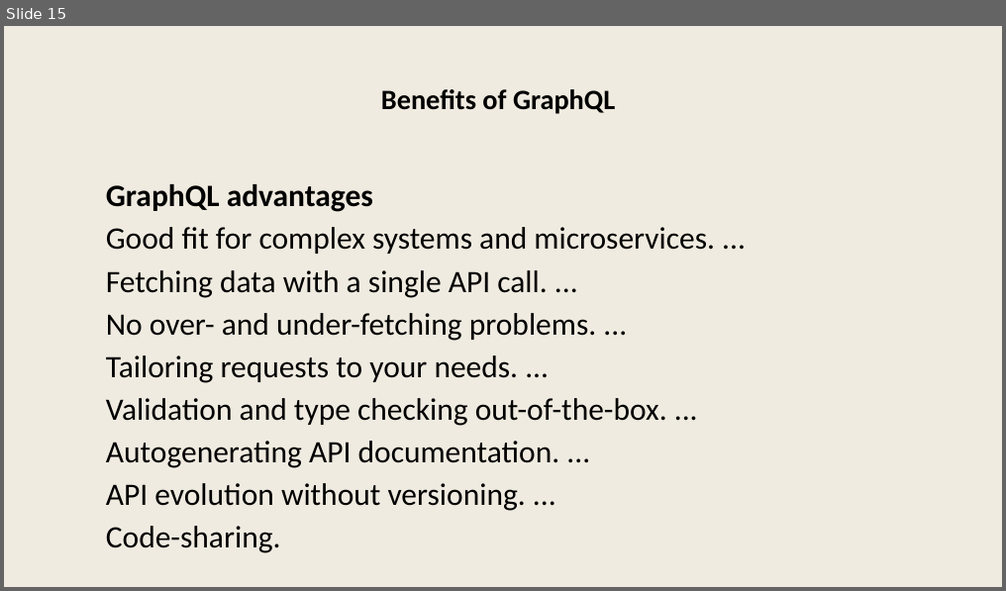
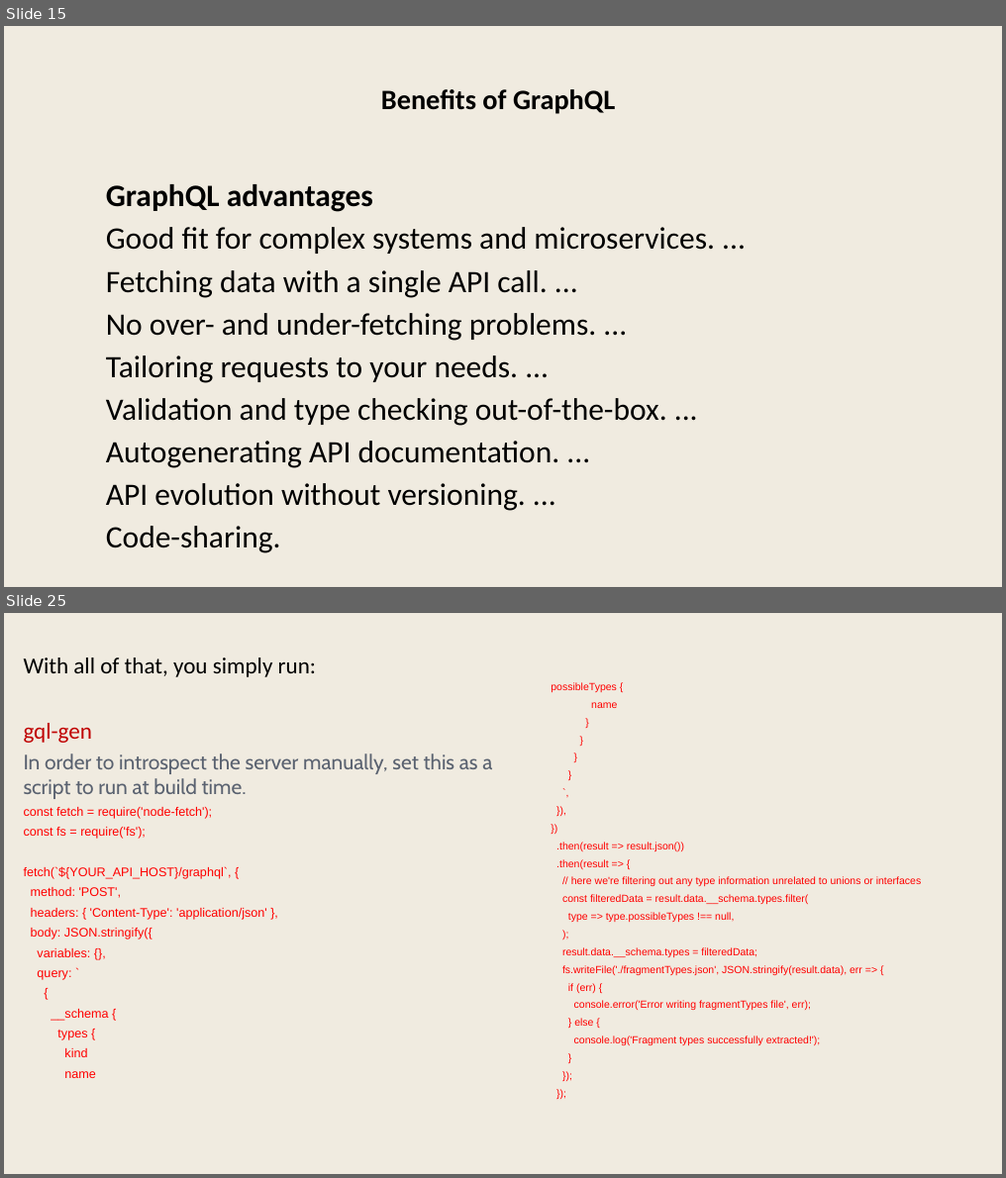
Before and after one commit to dameeta/graphql, a slide deck: graphql.pptx. Shown one above the other, each under a label of ours: slide 15 before the commit, slides 15 and 25 after it; the slides between them are not shown. The pictures are 1006x591 and 1006x1178 pixels, drawn with LibreOffice and Linux fonts; fonts in the diff are those of the drawing. Boxes give left, top, right and bottom in pixels: in the first picture for what was removed or moved away, otherwise in the second. Text is boxed around its words. In the diff, an @@ line names an element or a change of style, - is before the commit and + after.

```diff
--- a/graphql.pptx
+++ b/graphql.pptx
@@ slide 25 added at [4,613,1002,1174], background #F0EBE0 @@
@@ text added at [24,658,492,1078], 24 pt, text #FF0000 @@
+With all of that, you simply run:
+gql-gen
+In order to introspect the server manually, set this as a script to run at build time.
+const fetch = require('node-fetch');
+const fs = require('fs');
+fetch(`${YOUR_API_HOST}/graphql`, {
+method: 'POST',
+headers: { 'Content-Type': 'application/json' },
+body: JSON.stringify({
+variables: {},
+query: `
+{
+__schema {
+types {
+kind
+name
@@ text added at [550,682,922,1046], 20 pt, text #FF0000 @@
+possibleTypes {
+name
+}
+}
+}
+}
+`,
+}),
+})
+.then(result => result.json())
+.then(result => {
+// here we're filtering out any type information unrelated to unions or interfaces
+const filteredData = result.data.__schema.types.filter(
+type => type.possibleTypes !== null,
+);
+result.data.__schema.types = filteredData;
+fs.writeFile('./fragmentTypes.json', JSON.stringify(result.data), err => {
+if (err) {
+console.error('Error writing fragmentTypes file', err);
+} else {
+console.log('Fragment types successfully extracted!');
+}
+});
+});
```
Also in this commit, not shown: 2 slides changed, 38 other slides added, 1 other file.
